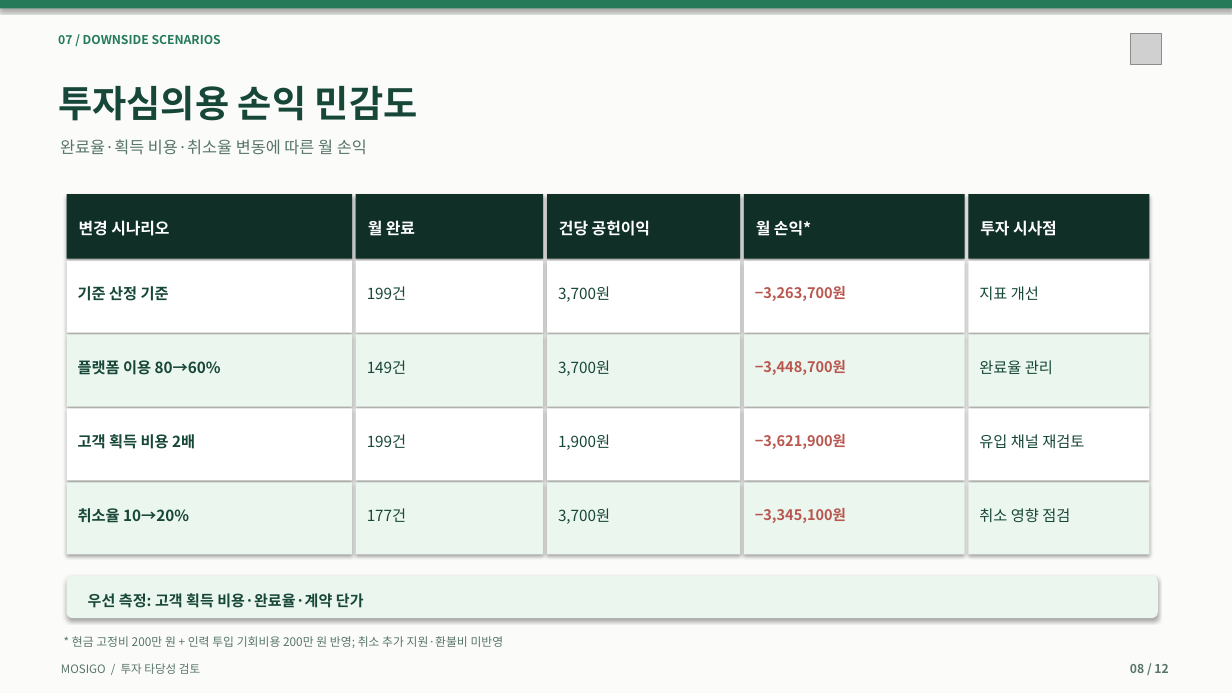
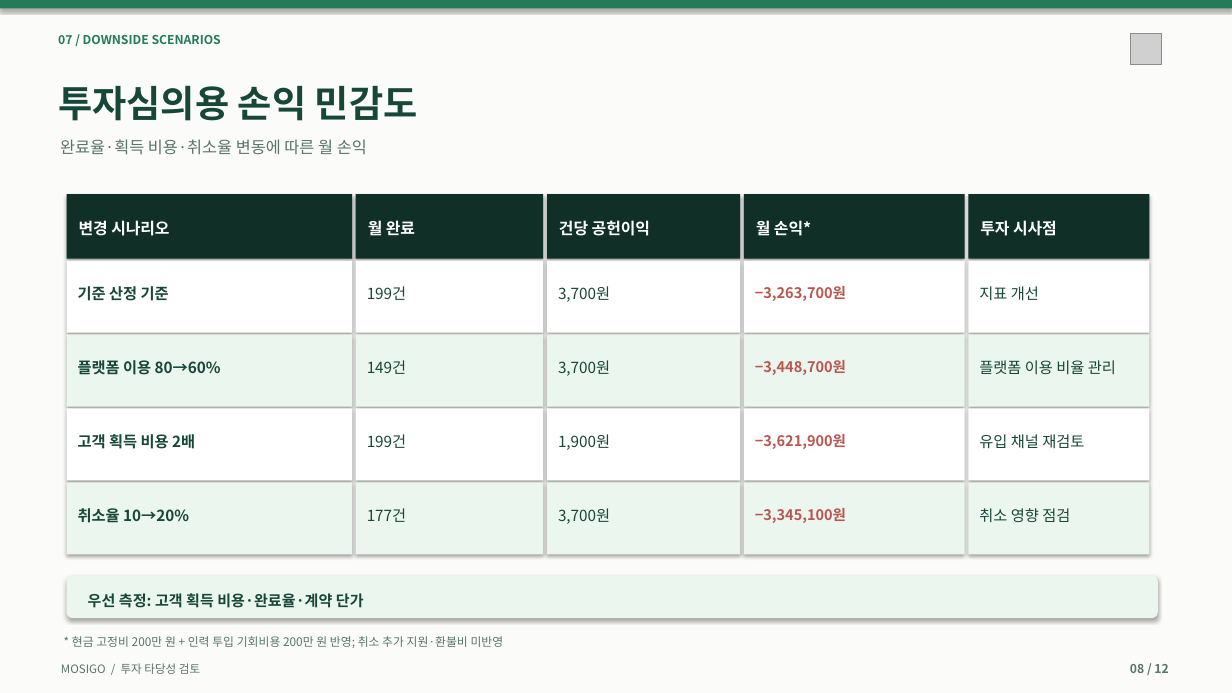
Before and after one commit to dohyunkimmm/mosigo-case-study, a slide deck: slide 8 of downloads/MOSIGO_IR_Investment_Review_12slides.pptx. Drawn at 1232x693 pixels with LibreOffice and Linux fonts; fonts in the diff are those of the drawing; grey boxes stand for pictures. Boxes give left, top, right and bottom in pixels: in the first picture for what was removed or moved away, otherwise in the second. Text is boxed around its words. In the diff, an @@ line names an element or a change of style, - is before the commit and + after.

```diff
--- a/downloads/MOSIGO_IR_Investment_Review_12slides.pptx
+++ b/downloads/MOSIGO_IR_Investment_Review_12slides.pptx
@@ text at bbox=[979, 360, 1116, 374]: text changed @@
-완료율 관리
+플랫폼 이용 비율 관리
```
Also in this commit, not shown: 3 other slides changed, 11 other files.
